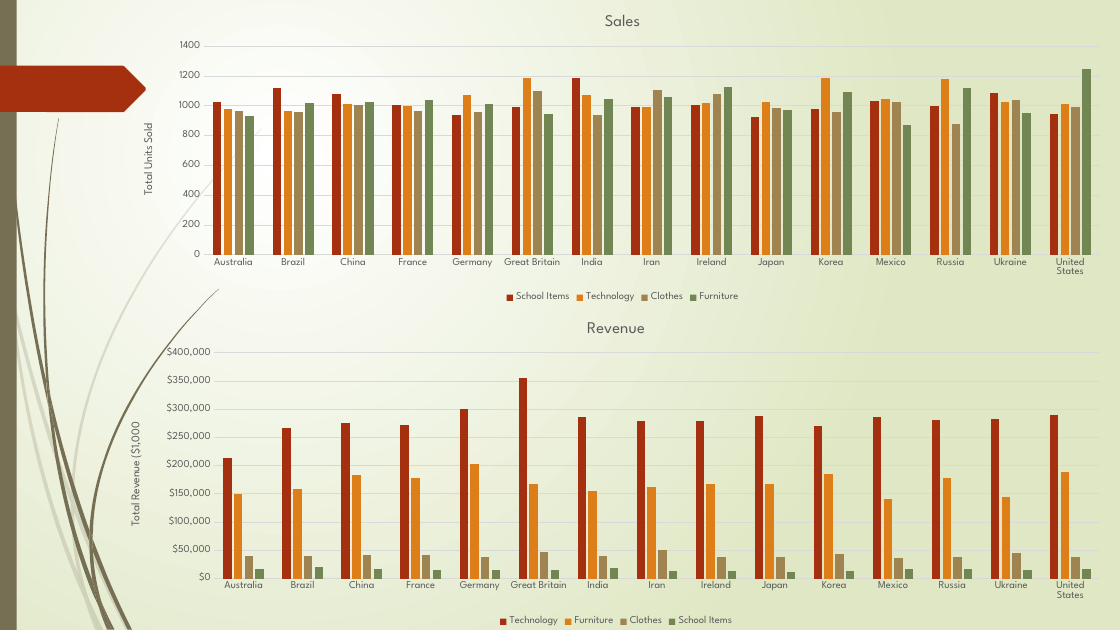
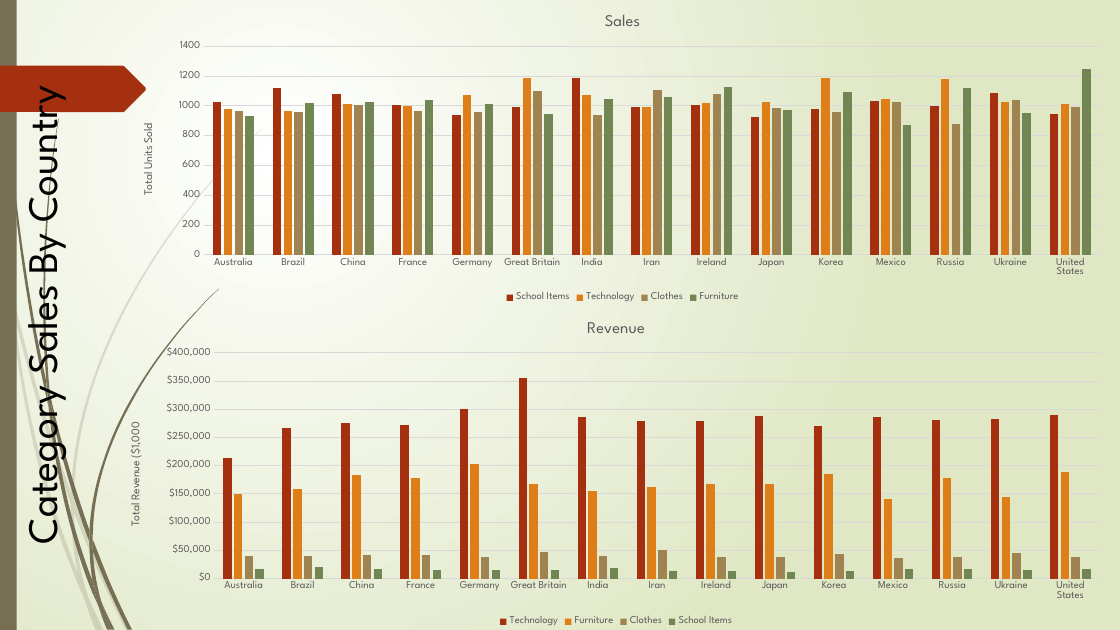
Before and after one commit to jnesteruck/rev-proj2, a slide deck: slide 8 of analysis-phase/Project_2.pptx. Drawn at 1120x630 pixels with LibreOffice and Linux fonts; fonts in the diff are those of the drawing. Boxes give left, top, right and bottom in pixels: in the first picture for what was removed or moved away, otherwise in the second. Text is boxed around its words. In the diff, an @@ line names an element or a change of style, - is before the commit and + after.

```diff
--- a/analysis-phase/Project_2.pptx
+++ b/analysis-phase/Project_2.pptx
@@ title added at [9, 99, 72, 539], 36 pt, text #000000 @@
+Category Sales By Country
```
Also in this commit, not shown: 5 other slides changed, 2 slides added, 1 slide removed.
